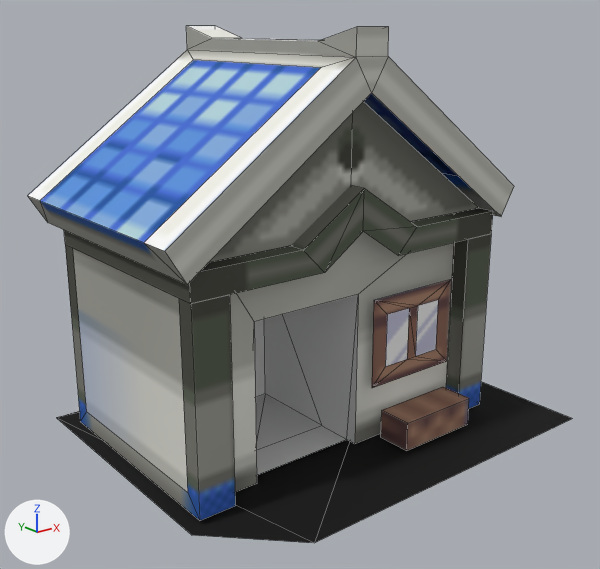
Renders of the OBJ model models/CianwoodCityHouse/CianwoodCityHouse.obj from each side of a commit.
Both versions are drawn from a 50 mm camera at (-82.5, -107.0, 68.3) aimed at (0.3, -3.6, 26.9). The axes (+X, +Y, +Z) are drawn at lower left. The lights are the same throughout. Mesh edges are drawn as thin lines. Where no turn or scale is listed for an object, it has been applied to the vertices. Vertices at the same position are counted once.

Objects in the first picture: 'CianwoodCityHouse'.
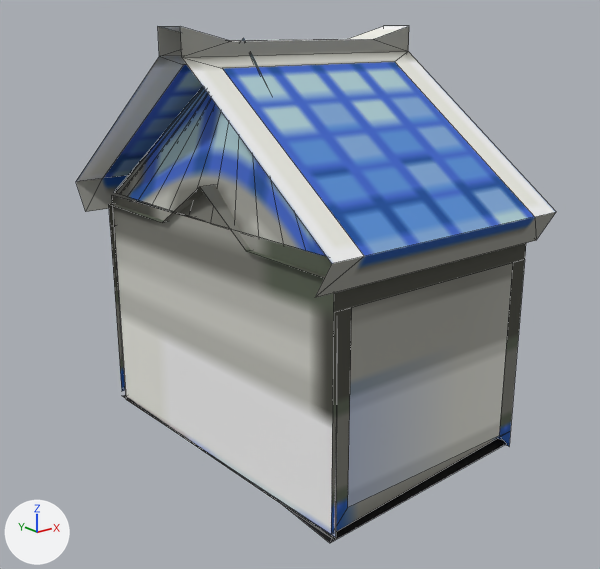
Location of each change, [x1, y1, x2, y2] in pixels of the pictures (600 x 569 px; the box of a moved part takes in the faces that stretch with it):
'CianwoodCityHouse', reshaped (12% narrower)
    before: [27, 26, 572, 543]
    after: [76, 26, 556, 543]
'Cube_Cube.001', added
    after: [112, 196, 337, 538]
'Cone', added
    after: [114, 38, 326, 256]
part 1 of me_cianwoodcityhouse, moved or reshaped (not visible afterwards)
    before: [372, 280, 451, 388]
part 2 of me_cianwoodcityhouse, moved or reshaped
    before: [27, 26, 514, 285]
    after: [76, 26, 556, 298]
part 3 of me_cianwoodcityhouse, moved or reshaped (not visible afterwards)
    before: [381, 387, 469, 451]
part 4 of me_cianwoodcityhouse, rebuilt
    before: [64, 185, 493, 520]
    after: [109, 185, 526, 534]
part 5 of me_cianwoodcityhouse, rebuilt
    before: [57, 382, 572, 543]
    after: [272, 438, 506, 543]
part 6 of me_cianwoodcityhouse, deleted
    before: [210, 101, 479, 262]
part 7 of me_cianwoodcityhouse, added
    after: [123, 395, 277, 501]

Edits to the bpy script that builds the scene:
```text
Add mat_material_001:
    mat_material_001 = principled_material('Material.001')
    mat_material_001.texture = img_tn_h01_02_png
    mat_material_001.roughness = 0.526
Add mat_material_002:
    mat_material_002 = principled_material('Material.002')
    mat_material_002.texture = img_tn_h01_02_png
    mat_material_002.roughness = 0.526
Change me_cianwoodcityhouse:
    used by ob_cianwoodcityhouse; location = (0.0, 0.0, 0.0)
    verts and faces of me_cianwoodcityhouse; kept vertices keep their numbers, new ones are numbered from 110
    remove me_cianwoodcityhouse.from_pydata(...)  # 110 vertices, 88 faces; spans x -34.0..40.0, y -32.0..26.0, z 1.0..68.0
    add me_cianwoodcityhouse.from_pydata(...)  # 113 vertices, 88 faces; spans x -22.5..24.8, y -37.1..31.4, z 1.0..68.0
    me_cianwoodcityhouse part 1: the loose piece of 12 vertices spanning x 4.0..22.0, y -17.5, z 12.0..27.0 is turned 90.6 degrees about the z axis through its middle, then moved by (6.2, 27.9, 0.0)
    me_cianwoodcityhouse part 2: the loose piece of 29 vertices spanning x -34.0..34.0, y -20.0..24.0, z 37.0..68.0 is turned 90.6 degrees about the z axis through its middle, then moved by (-0.2, -4.8, 0.0)
    me_cianwoodcityhouse part 3: the loose piece of 8 vertices spanning x 7.0..22.0, y -23.0..-17.0, z 2.0..7.0 is turned 90.6 degrees about the z axis through its middle, then moved by (7.2, 31.9, 0.0)
    me_cianwoodcityhouse part 4: the loose piece of 51 vertices spanning x -30.0..30.0, y -19.0..20.0, z 2.0..45.5 is rebuilt with 52 vertices and now spans x -18.5..21.2, y -33.0..27.4, z 2.0..45.5
    me_cianwoodcityhouse part 5: the loose piece of 6 vertices spanning x -32.0..40.0, y -32.0..26.0, z 1.0 is rebuilt with 5 vertices and now spans x -18.3..21.6, y -33.3..27.1, z 1.0..4.9
    me_cianwoodcityhouse part 6: the loose piece of 4 vertices spanning x -30.0..30.0, y -16.0, z 38.0..59.1 is deleted
    me_cianwoodcityhouse part 7
    add verts[110] = (-17.4, -33.1, 1.0)  # pixel (333, 539)
    add verts[111] = (-18.5, 27.0, 1.0)  # pixel (121, 395)
    add verts[112] = (-15.0, 26.4, 1.0)
    add faces += [(110, 111, 112)]  # mat_kage
Add me_cube_cube_001:
    me_cube_cube_001.from_pydata(...)  # 8 vertices, 6 faces; spans x -17.9..-16.9, y -33.4..27.3, z 0.2..40.5
    me_cube_cube_001.materials.append(mat_material_001)  # picture img_tn_h01_02_png
Add me_cone:
    me_cone.from_pydata(...)  # 33 vertices, 33 faces; spans x -17.0..-10.1, y -35.3..28.1, z 39.7..66.4
    me_cone.materials.append(mat_material_002)  # picture img_tn_h01_02_png
Add ob_cube_cube_001:
    ob_cube_cube_001 = bpy.data.objects.new('Cube_Cube.001', me_cube_cube_001)
    ob_cube_cube_001.location = (0.0, 0.0, 0.0)
Add ob_cone:
    ob_cone = bpy.data.objects.new('Cone', me_cone)
    ob_cone.location = (0.0, 0.0, 0.0)
```
